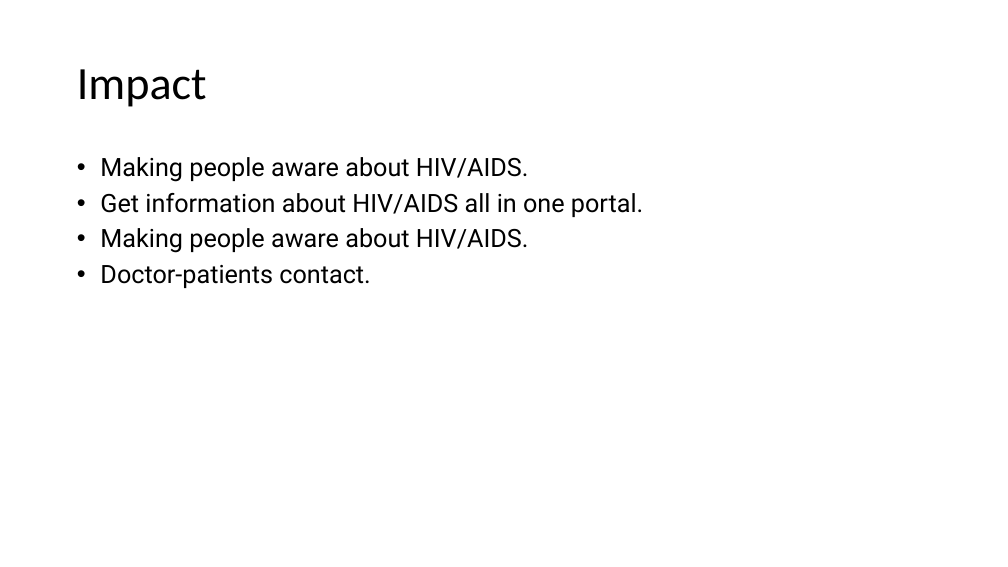
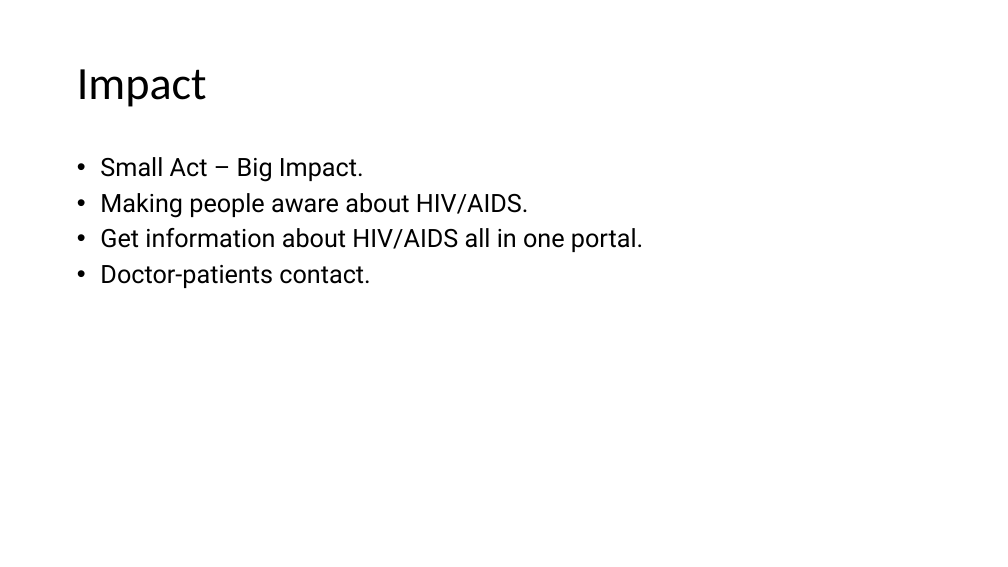
Before and after one commit to RaiSaugat/FinalThoughts, a slide deck: slide 4 of hackathon showcasing presentation template.pptx. Drawn at 1008x567 pixels with LibreOffice and Linux fonts; fonts in the diff are those of the drawing; background and template pictures are left out. Boxes give left, top, right and bottom in pixels: in the first picture for what was removed or moved away, otherwise in the second. Text is boxed around its words. In the diff, an @@ line names an element or a change of style, - is before the commit and + after.

```diff
--- a/hackathon showcasing presentation template.pptx
+++ b/hackathon showcasing presentation template.pptx
@@ text at (100,157,364,182): paragraph added @@
+• Small Act – Big Impact.
@@ text at (100,228,529,253): paragraph removed @@
-• Making people aware about HIV/AIDS.
```
Also in this commit, not shown: 1 other slide changed.
